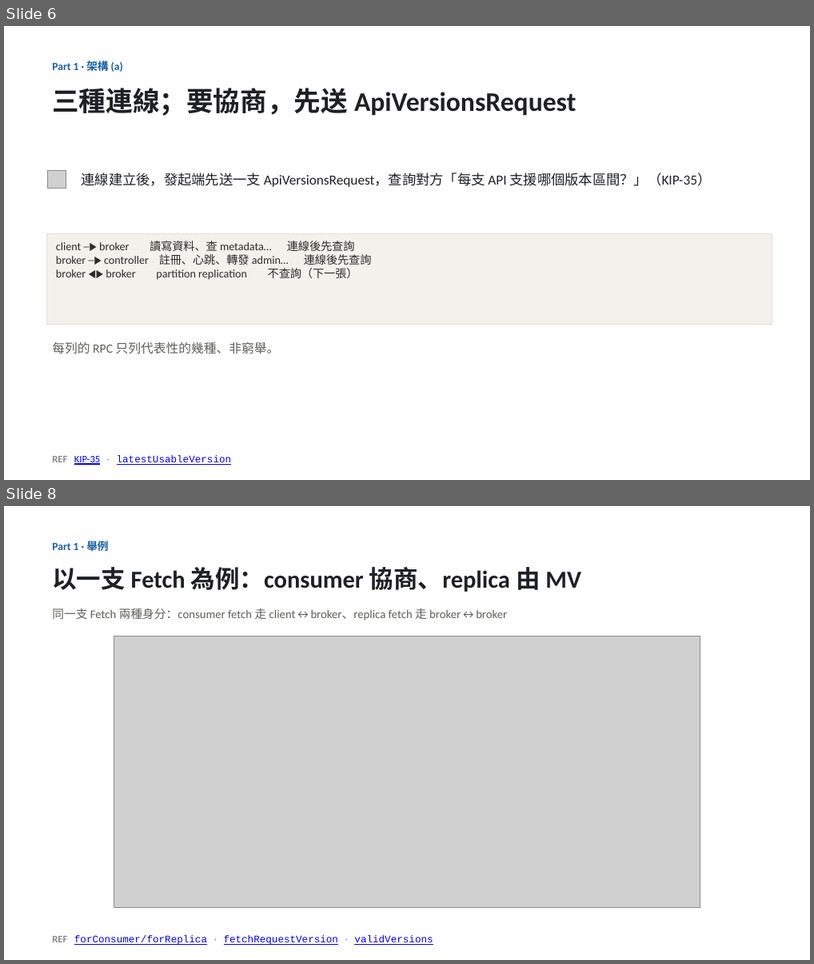
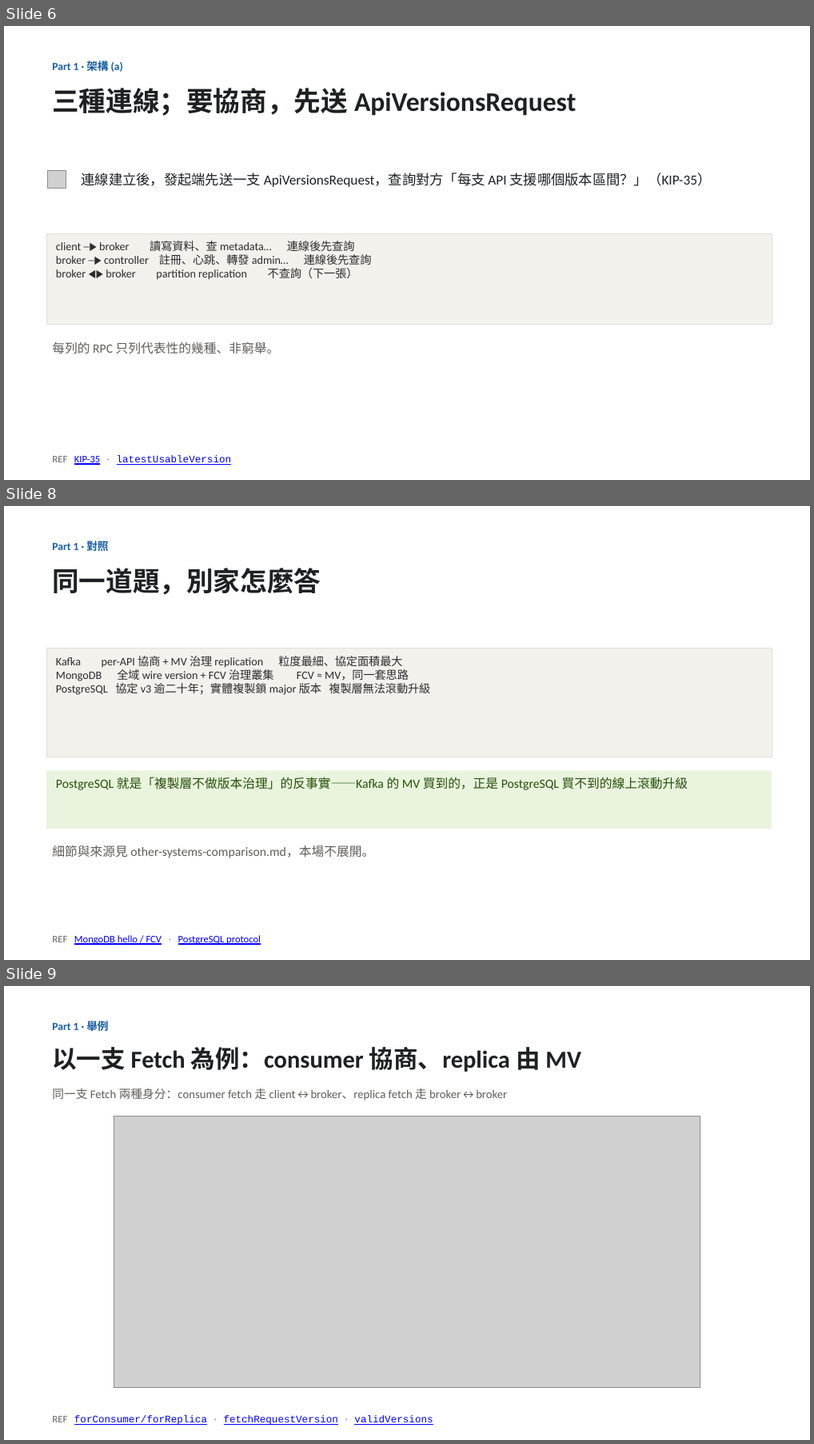
Before and after one commit to unknowntpo/kafka, a slide deck: study/version-control/kafka-version-negotiation.pptx. Shown one above the other, each under a label of ours: slides 6 and 8 before the commit, slides 6, 8 and 9 after it; the slides between them are not shown. The pictures are 814x964 and 814x1444 pixels, drawn with LibreOffice and Linux fonts; fonts in the diff are those of the drawing; grey boxes stand for pictures. Boxes give left, top, right and bottom in pixels: in the first picture for what was removed or moved away, otherwise in the second. Text is boxed around its words. In the diff, an @@ line names an element or a change of style, - is before the commit and + after.

```diff
--- a/study/version-control/kafka-version-negotiation.pptx
+++ b/study/version-control/kafka-version-negotiation.pptx
@@ slide 8 added at (4, 506, 810, 960), background #FFFFFF @@
@@ text added at (52, 539, 108, 553), 13 pt, text #185FA5, bold @@
+Part 1 · 對照
@@ text added at (52, 568, 321, 595), 32 pt, text #1E2024, bold @@
+同一道題，別家怎麼答
@@ rectangle added at (46, 648, 772, 757), fill #F3F1EC, outline #E3E0D8 0.5 pt, 13.5 pt, text #2C2C2A @@
+Kafka per-API 協商 + MV 治理 replication 粒度最細、協定面積最大
+MongoDB 全域 wire version + FCV 治理叢集 FCV ≈ MV，同一套思路
+PostgreSQL 協定 v3 逾二十年；實體複製鎖 major 版本 複製層無法滾動升級
@@ rectangle added at (46, 770, 772, 828), fill #E9F3DE, 15 pt, text #27500A @@
+PostgreSQL 就是「複製層不做版本治理」的反事實——Kafka 的 MV 買到的，正是 PostgreSQL 買不到的線上滾動升級
@@ text added at (52, 845, 374, 858), 15 pt, text #5F5E5A @@
+細節與來源見 other-systems-comparison.md，本場不展開。
@@ text added at (52, 935, 261, 944), 12 pt, text #0000FF, underline @@
+REF MongoDB hello / FCV · PostgreSQL protocol
@@ what was slide 8 is now slide 9 @@
```
Also in this commit, not shown: 4 slides changed, 3 other files.
